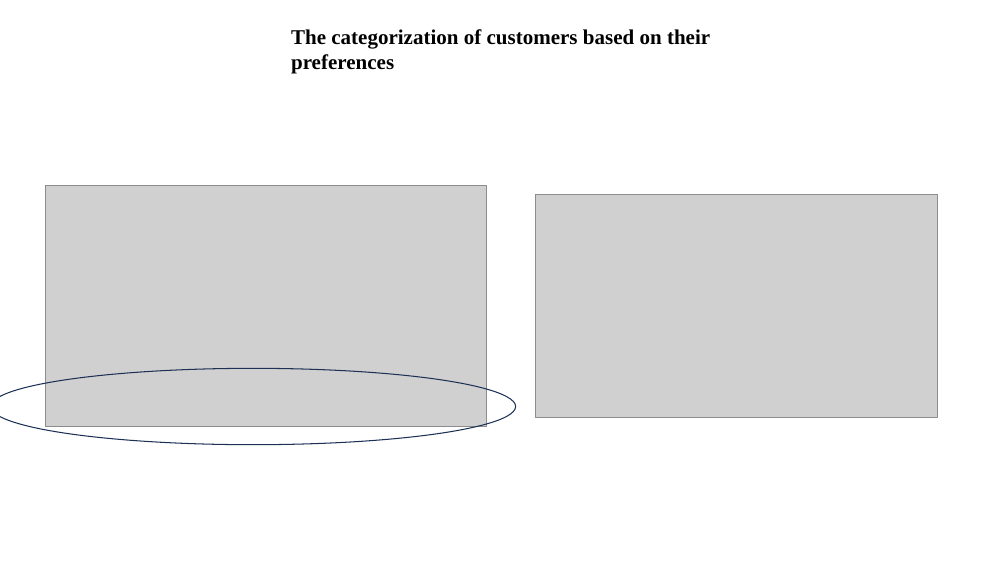
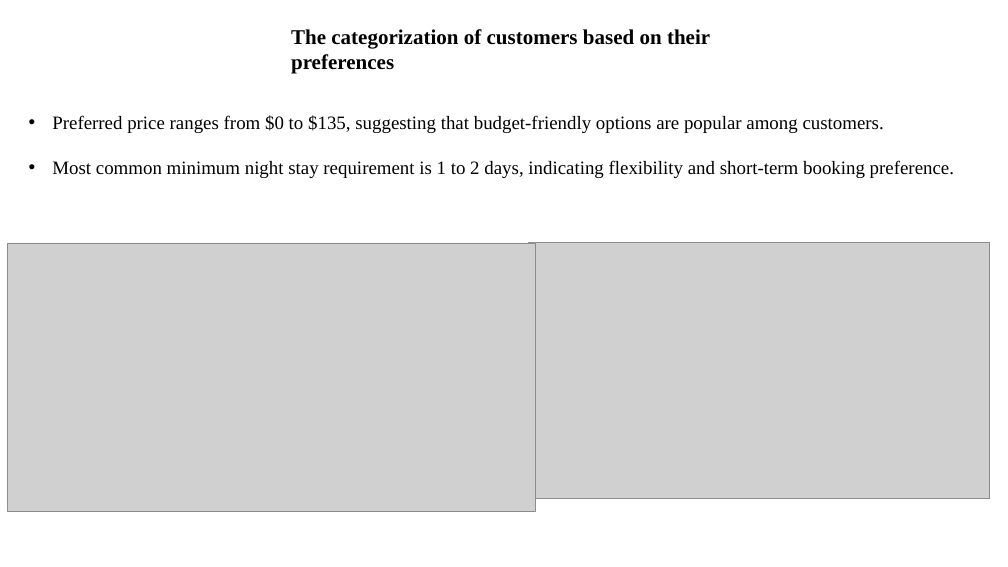
Before and after one commit to sagarbarge/Airbnb_NYC_Storytelling, a slide deck: slide 7 of Presentation_1_Analyst.pptx. Drawn at 1008x567 pixels with LibreOffice and Linux fonts; fonts in the diff are those of the drawing; grey boxes stand for pictures. Boxes give left, top, right and bottom in pixels: in the first picture for what was removed or moved away, otherwise in the second. Text is boxed around its words. In the diff, an @@ line names an element or a change of style, - is before the commit and + after.

```diff
--- a/Presentation_1_Analyst.pptx
+++ b/Presentation_1_Analyst.pptx
@@ text added at [52, 115, 954, 178], 18 pt, text #000000 @@
+• Preferred price ranges from $0 to $135, suggesting that budget-friendly options are popular among customers.
+• Most common minimum night stay requirement is 1 to 2 days, indicating flexibility and short-term booking preference.
@@ picture removed at [45, 185, 485, 426] @@
@@ picture added at [8, 243, 535, 511] @@
@@ picture: place and size @@
-picture at [536, 194, 938, 417]
+picture at [528, 243, 990, 499]
@@ ellipse removed at [0, 368, 516, 445] @@
```
Also in this commit, not shown: 10 other slides changed, 3 slides added, 2 slides removed, 5 other files.
